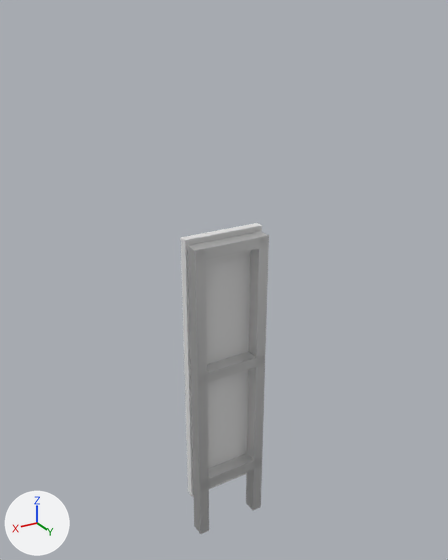
One commit to the glTF model AR.glb: the scene before it, then after it.
One viewpoint serves both versions: a 50 mm lens placed at (3.74, 6.09, 3.13), pointed at (-0.03, -0.2, -0.01). Every picture has the same lights, and +X, +Y and +Z are marked at lower left. Where no turn or scale is listed for an object, it has been applied to the vertices.
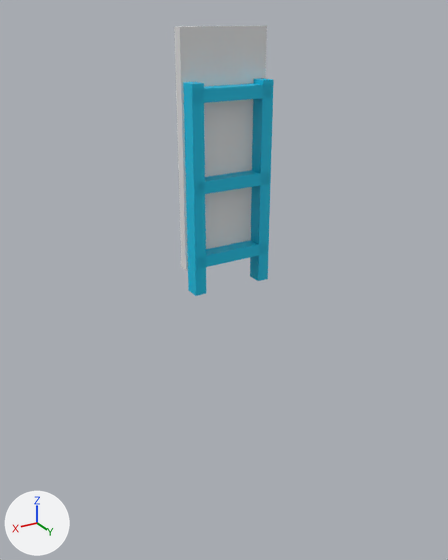
Where the change shows, as pixel boxes (x1, y1, x2, y2) in the pictures (448 x 560 px):
'Cube.004', moved, rescaled (15% wider, 11% shorter)
    before: (181, 223, 262, 496)
    after: (174, 26, 267, 270)
'Cube.003', recoloured, surface changed, moved, rescaled (white to cyan, 26% shorter)
    before: (187, 244, 209, 534)
    after: (183, 82, 206, 296)
'Cube.001', recoloured, surface changed, moved, rescaled (white to cyan, 27% shorter)
    before: (246, 231, 269, 510)
    after: (250, 78, 274, 281)
'Cube.008', recoloured, surface changed, moved
    before: (196, 233, 267, 262)
    after: (193, 83, 272, 104)
'Cube.005', recoloured, surface changed, moved
    before: (199, 352, 264, 385)
    after: (195, 170, 269, 195)
'Cube.006', recoloured, surface changed, moved
    before: (201, 454, 261, 490)
    after: (197, 240, 267, 268)

What the commit changed:
In material 'Material' (mat_material), metallic goes from 1.0 to 0.0.
Material 'Material' (mat_material) changes colour from white #e7e7e7 to cyan #00c2e7; in linear values from (0.8, 0.8, 0.8) to (0.0, 0.542, 0.8).
Object 'Cube.001' (ob_cube_001) moves from (-0.43, 0.0, -1.97) to (-0.43, 0.0, 1.01).
Object 'Cube.001' (ob_cube_001) is rescaled from (-0.0723, -0.0948, -1.79) to (-0.0723, -0.0948, -1.0).
Object 'Cube.004' (ob_cube_004) moves from (0.02, -0.15, -1.27) to (0.02, -0.15, 1.65).
Object 'Cube.004' (ob_cube_004) is rescaled from (0.74, 0.08, 2.62) to (0.74, 0.08, 1.84).
Object 'Cube.003' (ob_cube_003) moves from (0.47, 0.0, -1.97) to (0.47, 0.0, 1.01).
Object 'Cube.003' (ob_cube_003) is rescaled from (-0.0723, -0.0948, -1.79) to (-0.0723, -0.0948, -1.0).
Object 'Cube.008' (ob_cube_008) moves from (0.12, 0.0, 0.52) to (0.12, 0.0, 2.32).
Object 'Cube.005' (ob_cube_005) moves from (0.11, 0.0, -1.18) to (0.11, 0.0, 1.32).
Object 'Cube.006' (ob_cube_006) moves from (0.11, 0.0, -2.89) to (0.11, 0.0, 0.43).
